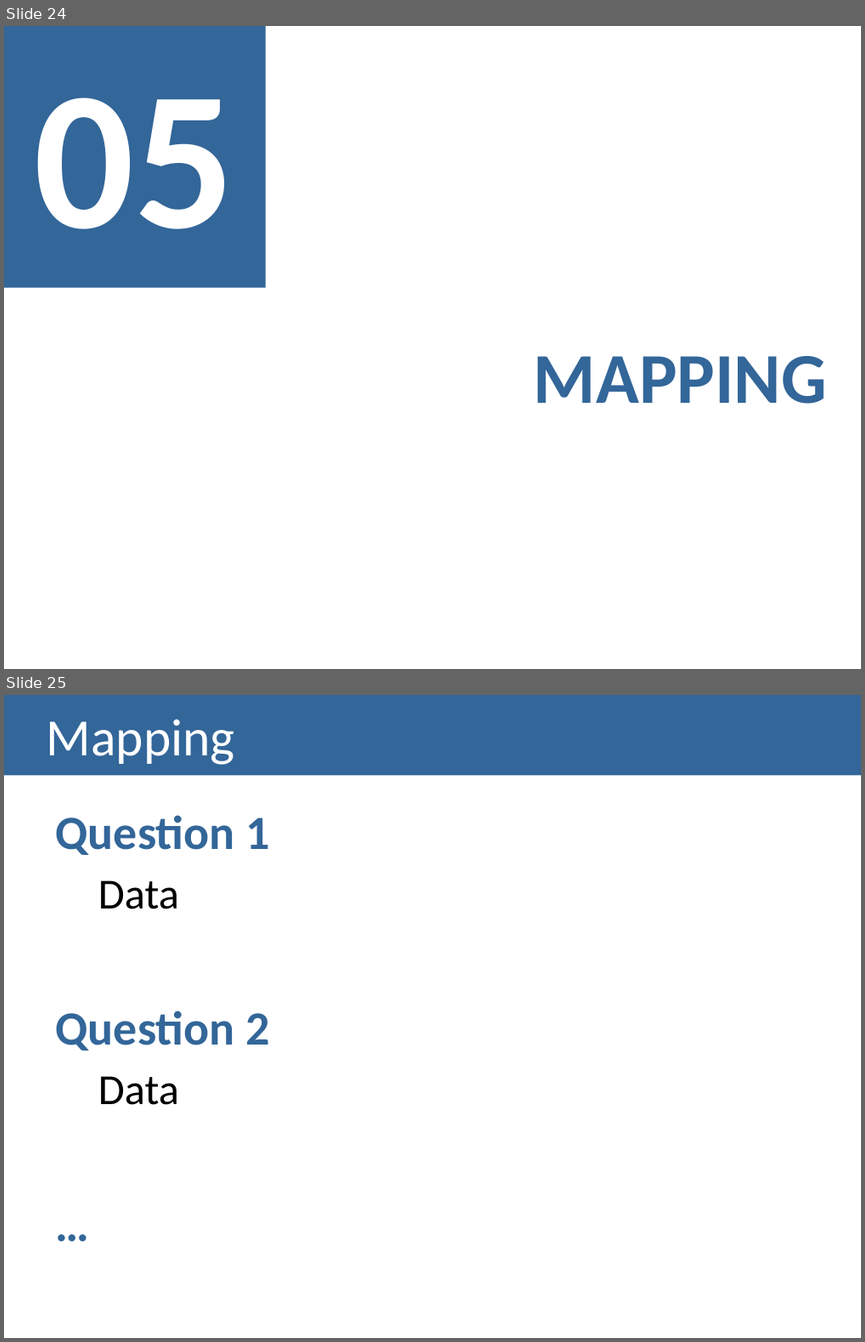
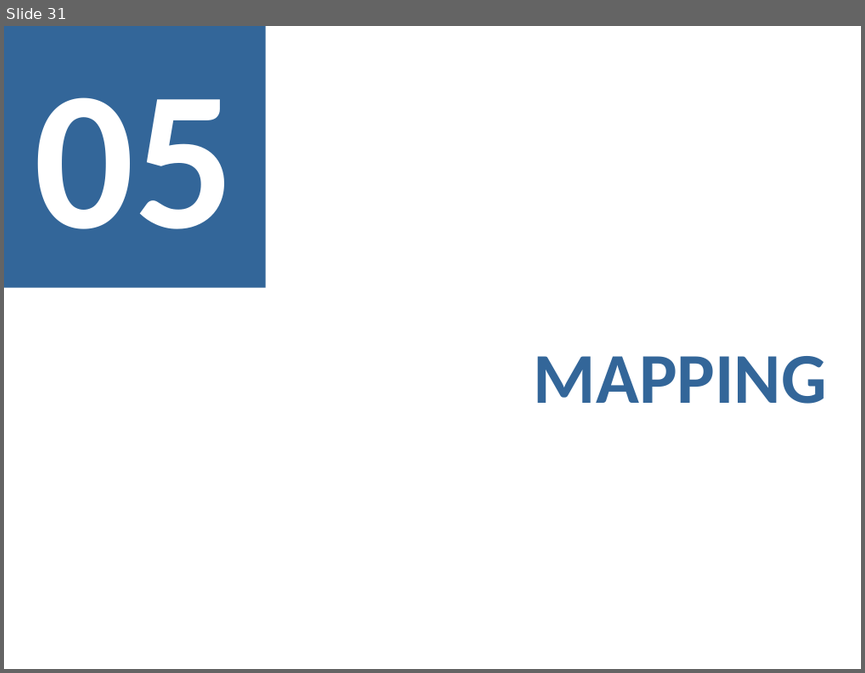
Before and after one commit to carboned4/V_I_2015_1, a slide deck: checkpoint2/G01A - Checkpoint2 Presentation.pptx. Shown one above the other, each under a label of ours: slides 24 and 25 before the commit, slide 31 after it. The pictures are 865x1342 and 865x673 pixels, drawn with LibreOffice and Linux fonts; fonts in the diff are those of the drawing. Boxes give left, top, right and bottom in pixels: in the first picture for what was removed or moved away, otherwise in the second. Text is boxed around its words. In the diff, an @@ line names an element or a change of style, - is before the commit and + after.

```diff
--- a/checkpoint2/G01A - Checkpoint2 Presentation.pptx
+++ b/checkpoint2/G01A - Checkpoint2 Presentation.pptx
@@ slide 25 removed at (4,695,861,1338), background #FFFFFF @@
@@ title removed at (4,695,861,776) @@
-Mapping
@@ text removed at (55,815,269,1105) @@
-Question 1
-  Data
-Question 2
-  Data
-…
@@ what was slide 24 is now slide 31 @@
```
Also in this commit, not shown: 2 slides changed, 9 slides added.
